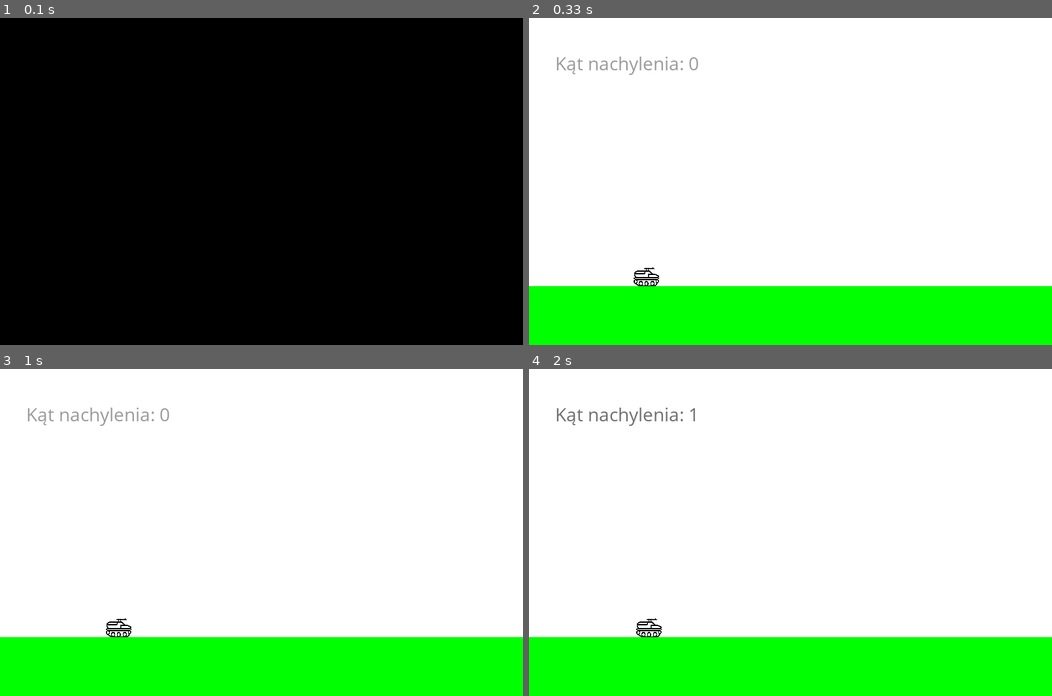
Above: before the commit, frames 1-4 (two rows, left to right).
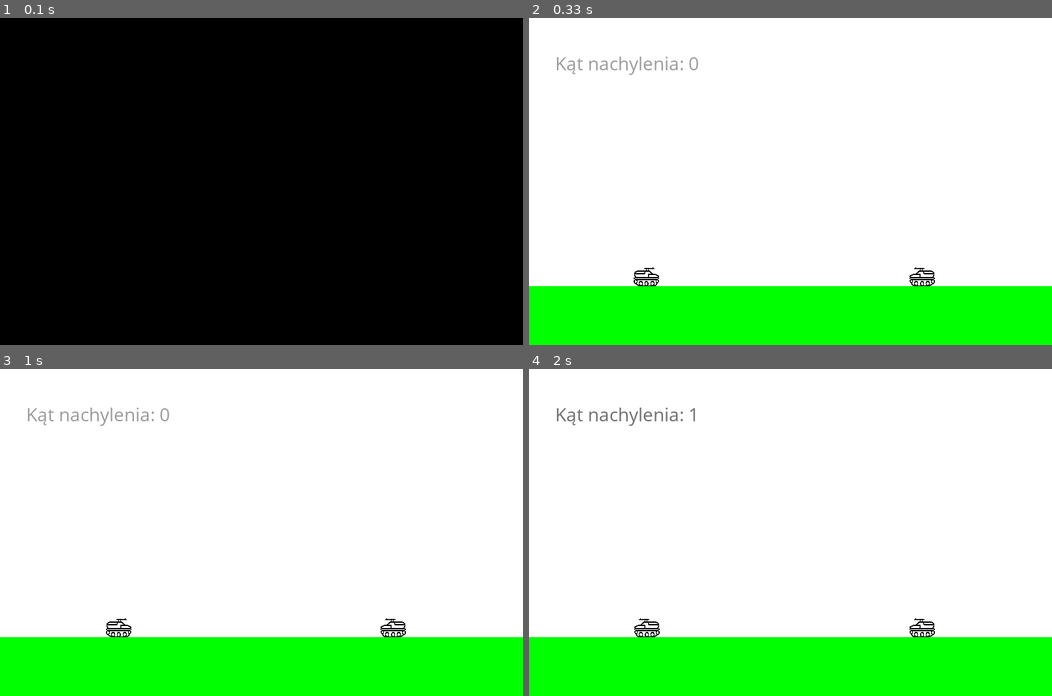
Above: after the commit, the same moments.

Repository: pkiczko/pythoon_sroda
Game: pygame game, started from tanks/image_pygame.py
Same seed, same stepped clock (60 frames per second), same inputs: the game is played once before the commit and once after it.
Inputs (mouse positions are in pixels of both pictures, inside the frame that each line leads up to):
- Up to frame 1 (0.1 s): no input
- Up to frame 2 (0.33 s): no input
- Up to frame 3 (1 s): hold Right 0.33-0.8 s; move the mouse to (240, 545) at 0.37 s; hold Up from 0.83 s (still down)
- Up to frame 4 (2 s): release Up at 1.13 s; hold Right 1.17-1.63 s; hold Left from 1.67 s (still down)

Frame 1 is identical in both runs. In frame 2, 0.1% of the frame differs, in the area x 72-78%, y 76-82%; in frame 3, 0.1%; in frame 4, 0.2%, in the area x 20-78%, y 76-82%.

Commit message:
dodany przeciwnik

Diff:
--- a/tanks/image_pygame.py
+++ b/tanks/image_pygame.py
@@ -27,13 +27,15 @@
 pygame.display.set_caption('Czołgi')
 
 # stworzenie obiektu na płaszczyźnie okna
-tank = pygame.image.load(r'tank.png')   #przypisanie zmiennej tank zdjecia
+tank = pygame.image.load(r'tank.png').convert_alpha()   #przypisanie zmiennej tank zdjecia
 tank = pygame.transform.scale(tank, (40, 30))  #zmiana rozmiaru zdjecia do 40 na 30 pikseli
 pocisk = pygame.draw.circle(display_surface, rosso, (100,100), 20)
 strzal = pygame.mixer.Sound("sf_cannon_01.mp3")
-
+#czołg przeciwnika
+enemy_tank = pygame.image.load(r'tank.png').convert_alpha()   #przypisanie zmiennej tank zdjecia
+enemy_tank = pygame.transform.scale(enemy_tank, (40, 30))
+enemy_tank = pygame.transform.flip(enemy_tank, True, False)
 #zmienne mówiące o początkowej pozycji czołgu
-
 minx = 20
 maxx = 380 #940 dla full HD
 #formula na losowa liczbe miedzy min a max:
@@ -42,6 +44,16 @@
 tank_pos_x = losowa #1920 podzielone na 2 960 - gracz miedzy 20 a 940 (20 pixeli szerokosc czolgu)
 tank_pos_y = 380 #poki co mamy jedna plaszczyzne, wysokosc taka sama
 nachylenie = 0
+
+#zmienne mówiące o początkowej pozycji czołgu
+enemy_minx = 500
+enemy_maxx = 750 #940 dla full HD
+#formula na losowa liczbe miedzy min a max:
+enemy_losowa = enemy_minx + (random() * (enemy_maxx - enemy_minx))
+etank_pos_x = enemy_losowa
+etank_pos_y = 380
+
+
 pygame.font.init()
 myfont = pygame.font.SysFont('Comic Sans MS', 30)
 textsurface = myfont.render('Kąt nachylenia: {}'.format(nachylenie), True, (155,155,155))
@@ -57,7 +69,8 @@
     #(tank_pos_x, tank_pos_y)
     display_surface.blit(tank, (tank_pos_x, tank_pos_y))
     display_surface.blit(textsurface, (40, 50))
-
+    display_surface.blit(enemy_tank, (etank_pos_x, etank_pos_y))
+    mx, my = pygame.mouse.get_pos()
 
     #move_ticker = 0
     predkosc = 1
@@ -68,6 +81,7 @@
             if event.key == pygame.K_SPACE: #jeśli spacja naciśnięta to:
                 print("BOOM!")
                 strzal.play()
+                pociski.append([event.pos[0]-32, 500])
                 pygame.draw.rect(display_surface,rosso,[100,100,100,100])
 
             if event.key == pygame.K_UP:
@@ -117,6 +131,12 @@
                 quit()
 
         #ustawienie zegara
-        clock.tick(10)
+    clock.tick(10)
         # rysowanie obiektów na ekranie
-        pygame.display.update()
+    pygame.display.update()
+
+    for b in range(len(pociski)):
+        pociski[b][0] -= 10
+    for p in pociski[:]:
+        if p[0] < 0:
+            pociski.remove(p)
